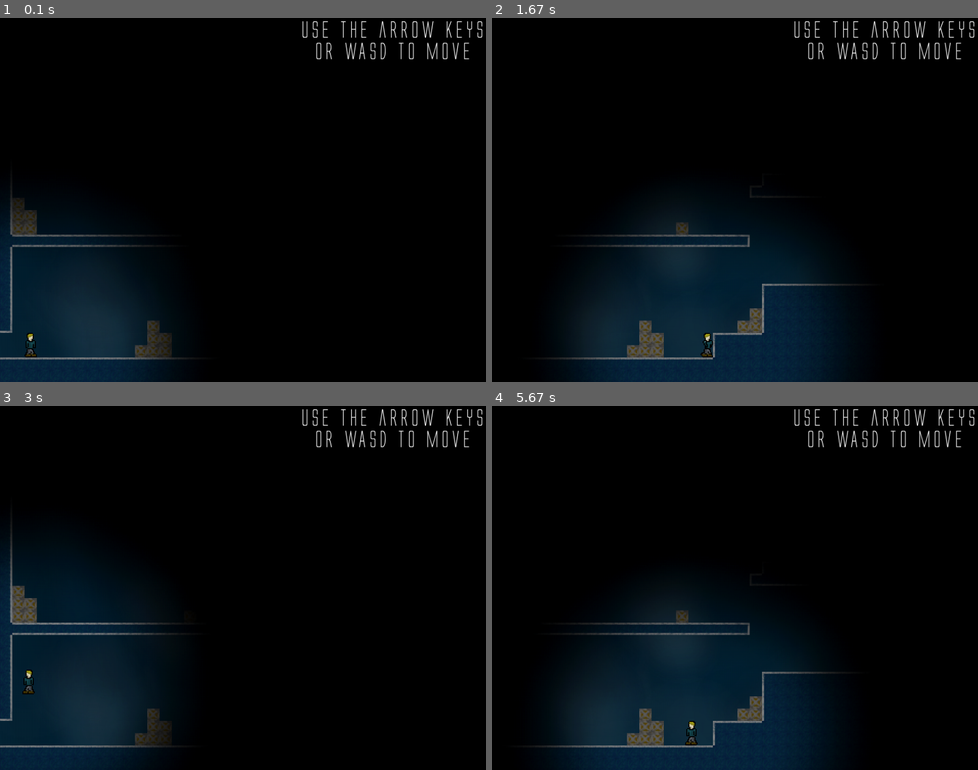
Above: before the commit, frames 1-4 (two rows, left to right).
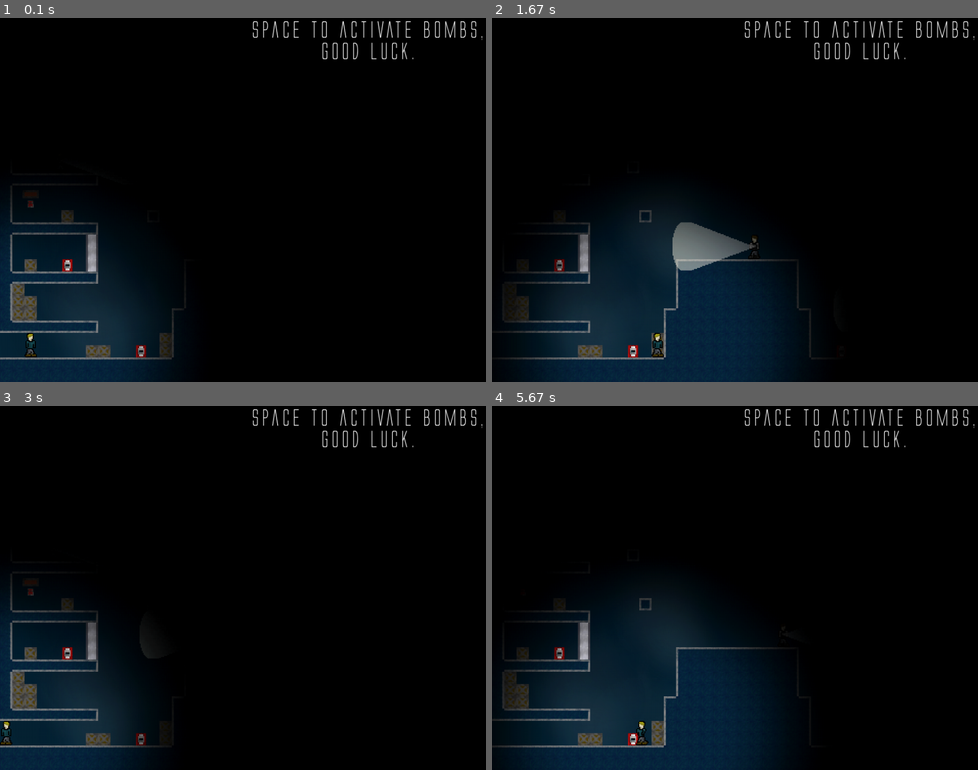
Above: after the commit, the same moments.

Repository: Sigton/stealth
Game: pygame game, started from main.py
Two runs of this game, one before a commit and one after it. Both use one fixed random seed, a clock stepped at 60 frames per second and the inputs below.
Inputs:
- Up to frame 1 (0.1 s): no input
- Up to frame 2 (1.67 s): hold Right 0.33-0.8 s; hold Up 0.83-1.13 s; hold Right 1.17-1.63 s
- Up to frame 3 (3 s): hold Left 1.67-2.2 s; hold Left 2.23-2.63 s; hold Up from 2.67 s (still down)
- Up to frame 4 (5.67 s): release Up at 3.03 s; hold Right 3.07-3.7 s; hold Left 3.73-4.2 s; hold Right 4.23-4.7 s; hold Up 4.73-5.03 s; hold Right 5.07-5.53 s; hold Left from 5.57 s (still down)

The runs differ from the first frame. In frame 1, 4.2% of the frame differs, in the area x 0-100%, y 0-94%; in frame 2, 12%, in the area x 1-100%, y 0-100%; in frame 3, 8.0%; in frame 4, 11%.

Commit message:
Added level 10 text

Diff:
--- a/level.py
+++ b/level.py
@@ -504,3 +504,6 @@
         self.render(level_data)
         for door in self.doors.sprites():
             door.set_keypad()
+
+        self.level_text = leveltext.Level10()
+        self.level_text.player = self.player
--- a/leveltext.py
+++ b/leveltext.py
@@ -172,3 +172,19 @@
         self.image.blit(self.image_file, (0, 0))
 
         self.rect = self.image.get_rect()
+
+
+class Level10(LevelText):
+
+    def __init__(self):
+
+        LevelText.__init__(self)
+
+        # Set the image
+        self.image_file = pygame.image.load("resources/text/level10.png")
+
+        self.image = pygame.Surface([459, 84], flags=pygame.SRCALPHA)
+        self.image = self.image.convert_alpha()
+        self.image.blit(self.image_file, (0, 0))
+
+        self.rect = self.image.get_rect()
--- a/main.py
+++ b/main.py
@@ -46,16 +46,16 @@
 
     # Create the levels
     level_list = list()
-    level_list.append(level.Level01(player))
-    level_list.append(level.Level02(player))
-    level_list.append(level.Level03(player))
-    level_list.append(level.Level04(player))
-    level_list.append(level.Level05(player))
-    level_list.append(level.Level06(player))
-    level_list.append(level.Level07(player))
-    level_list.append(level.Level08(player))
-    level_list.append(level.Level09(player))
-    # level_list.append(level.Level10(player))
+    # level_list.append(level.Level01(player))
+    # level_list.append(level.Level02(player))
+    # level_list.append(level.Level03(player))
+    # level_list.append(level.Level04(player))
+    # level_list.append(level.Level05(player))
+    # level_list.append(level.Level06(player))
+    # level_list.append(level.Level07(player))
+    # level_list.append(level.Level08(player))
+    # level_list.append(level.Level09(player))
+    level_list.append(level.Level10(player))
 
     # Set the current level
     current_level_no = 0
